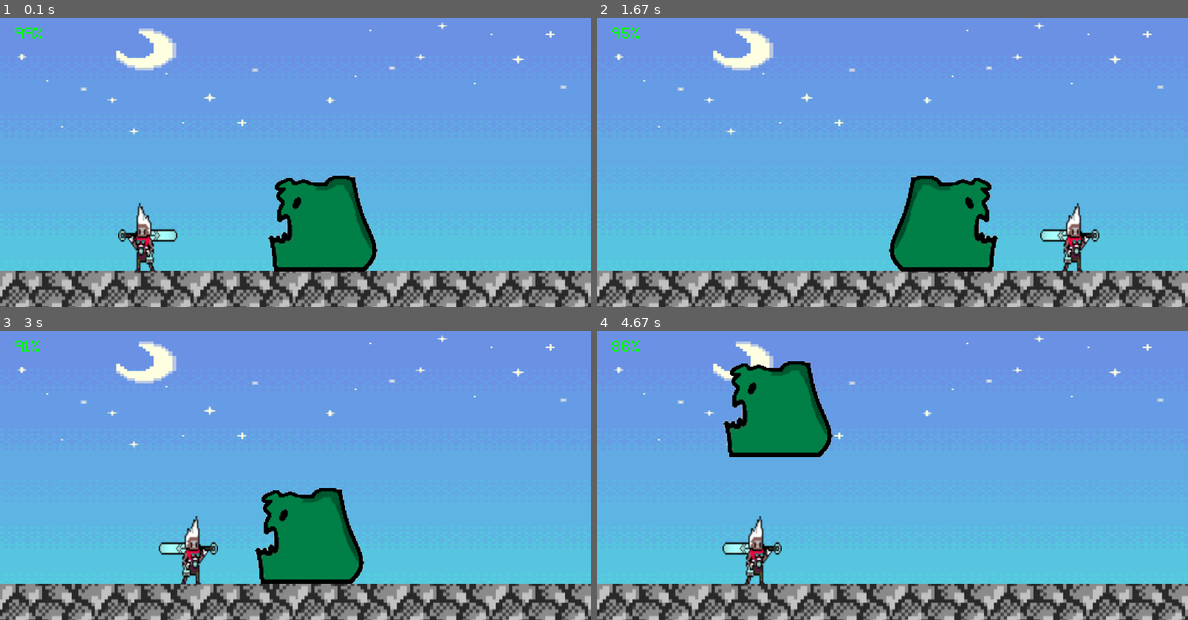
Above: before the commit, frames 1-4 (two rows, left to right).
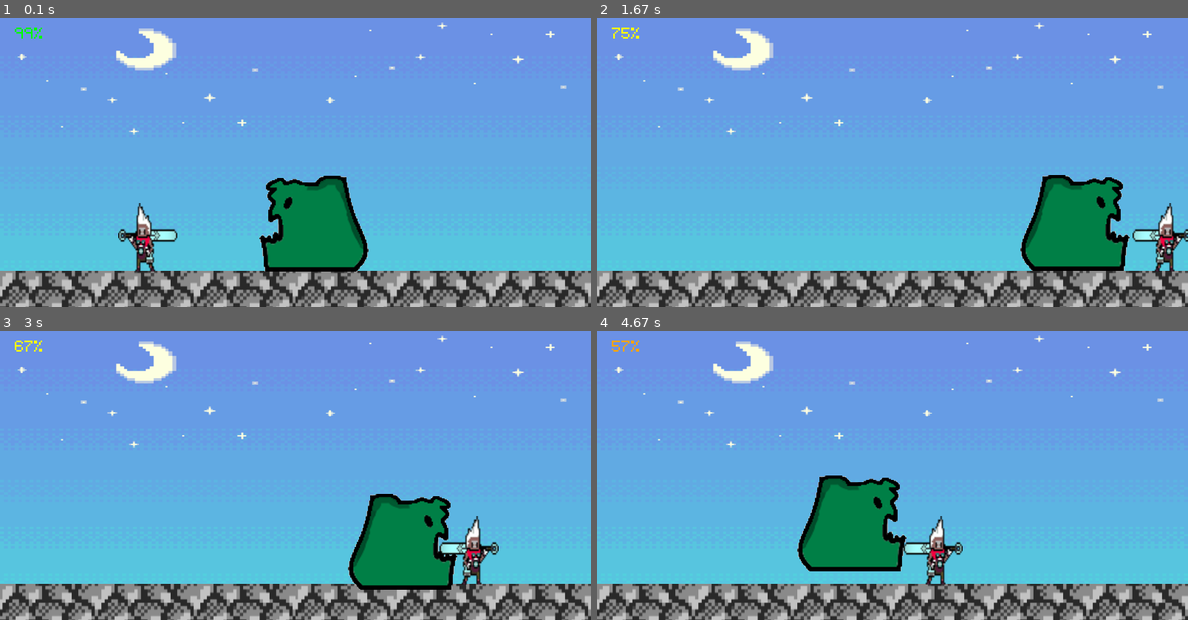
Above: after the commit, the same moments.

Repository: WINDKING-1/TheDasher
Game: pygame game, started from The dasher code.py
Same seed, same stepped clock (60 frames per second), same inputs: the game is played once before the commit and once after it.
Inputs (mouse positions are in pixels of both pictures, inside the frame that each line leads up to):
- Up to frame 1 (0.1 s): no input
- Up to frame 2 (1.67 s): hold Shift 0.33-0.8 s; hold D 0.33-0.8 s; tap Space at 0.83 s; hold D 1.17-1.63 s
- Up to frame 3 (3 s): click (295, 492) at 1.72 s; hold Shift 2-2.47 s; hold D 2-2.47 s; hold D 2.5-2.97 s
- Up to frame 4 (4.67 s): hold A 3-3.53 s; hold A 3.57-3.97 s; hold D 4-4.63 s

The runs differ from the first frame. In frame 1, 2.1% of the frame differs, in the area x 43-64%, y 54-88%; in frame 2, 11%; in frame 3, 11%; in frame 4, 12%, in the area x 2-62%, y 3-88%.

Commit message:
Update The dasher code.py

Diff:
--- a/The dasher code.py
+++ b/The dasher code.py
@@ -40,6 +40,7 @@
 monster_2=pygame.image.load(r"monster2.png").convert_alpha()
 gameover_surf=pygame.image.load(r"gameover2.png").convert_alpha()
 Monster_rect=Monster.get_rect(midbottom=(450,352))
+fps_value2=1500 #totally not sus
 monster_aircount=0
 Monster_jump_timer = 110
 monster_jump=0.7
@@ -104,7 +105,6 @@
 
 monster_right_surf2=pygame.transform.flip(monster_2,True,False)
 monster_left_surf2=pygame.transform.flip(monster_right_surf2,True,False)
-
 
 
 left=True
@@ -327,15 +327,16 @@
 
     keys = pygame.key.get_pressed()
 
-    if keys[pygame.K_LSHIFT] and keys[pygame.K_d]:
-        player_dash = True
-    else:
-        player_dash = False
-
-    if keys[pygame.K_LSHIFT] and keys[pygame.K_a]:
-        player_dash1 = True
-    else:
-        player_dash1 = False
+    if Alive:
+        if keys[pygame.K_LSHIFT] and keys[pygame.K_d]:
+            player_dash = True
+        else:
+            player_dash = False
+
+        if keys[pygame.K_LSHIFT] and keys[pygame.K_a]:
+            player_dash1 = True
+        else:
+            player_dash1 = False
 
     if player_dash:
         if dash_timer < Dash_long:
@@ -366,8 +367,6 @@
 
     if dash_timer >= Dash_long:
         dashing=False
-
-
 
     if monster_charged and monster_aircount==0:
         if Monster_rect.colliderect(Ground_rect):
@@ -451,5 +450,6 @@
     status_text()
     monster_gravity()
     monster_skin()
+
     pygame.display.update()
-    fps.tick(fps_value)
+    fps.tick(fps_value2) #Surely i didn't change it and added 2 to the name...
